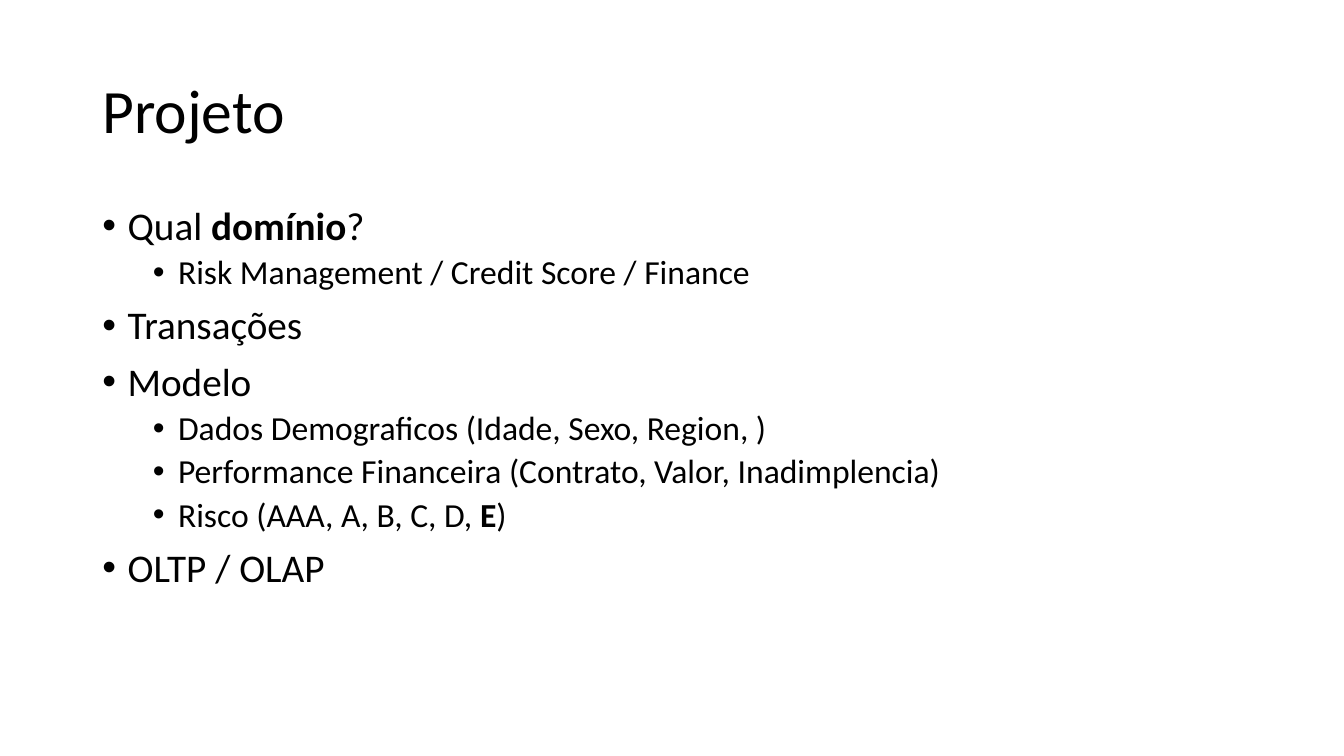
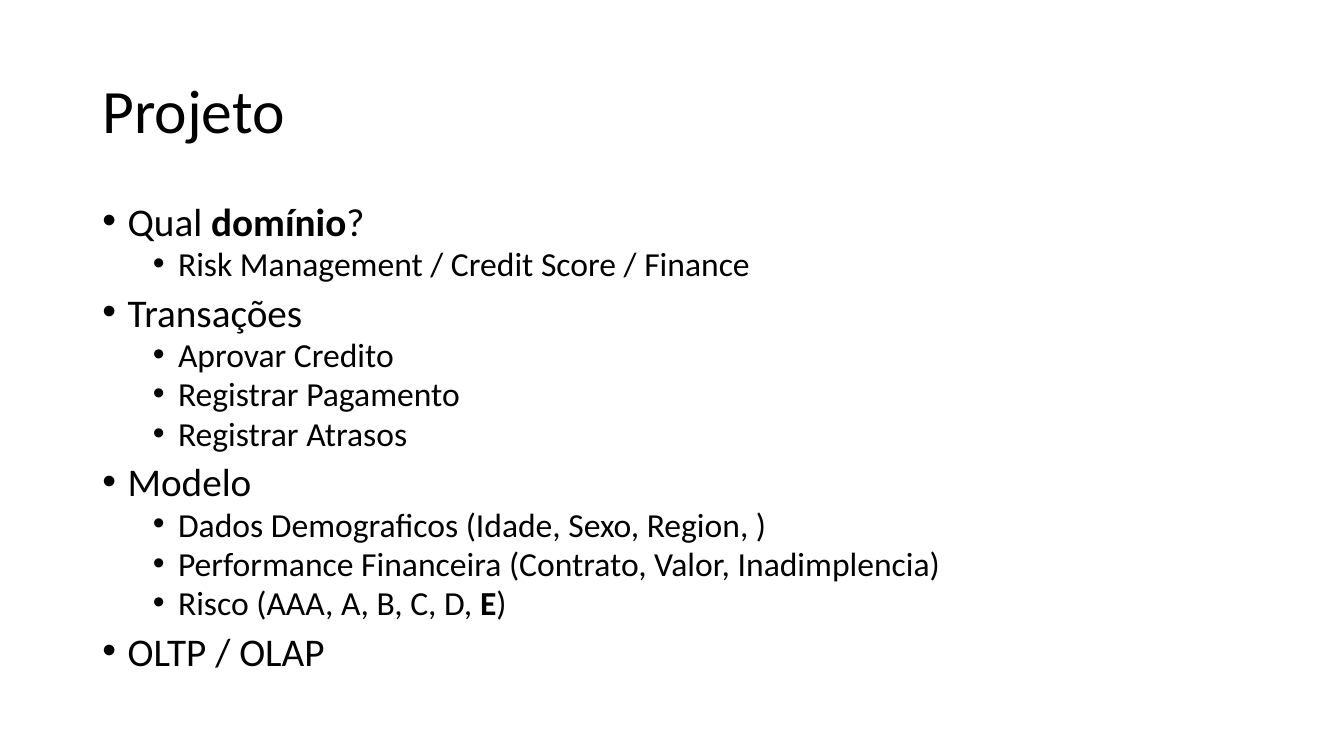
Before and after one commit to finalshareWilliam/learn-db, a slide deck: slide 28 of slides/Curso BD.pptx. Drawn at 1344x756 pixels with LibreOffice and Linux fonts; fonts in the diff are those of the drawing. Boxes give left, top, right and bottom in pixels: in the first picture for what was removed or moved away, otherwise in the second. Text is boxed around its words. In the diff, an @@ line names an element or a change of style, - is before the commit and + after.

```diff
--- a/slides/Curso BD.pptx
+++ b/slides/Curso BD.pptx
@@ text at bbox=[128, 208, 940, 667]: line spacing 0.9 to 0.8 @@
@@ text at bbox=[178, 343, 460, 452]: paragraphs added @@
+  • Aprovar Credito
+  • Registrar Pagamento
+  • Registrar Atrasos
```
Also in this commit, not shown: 1 other slide changed, 9 other files.
